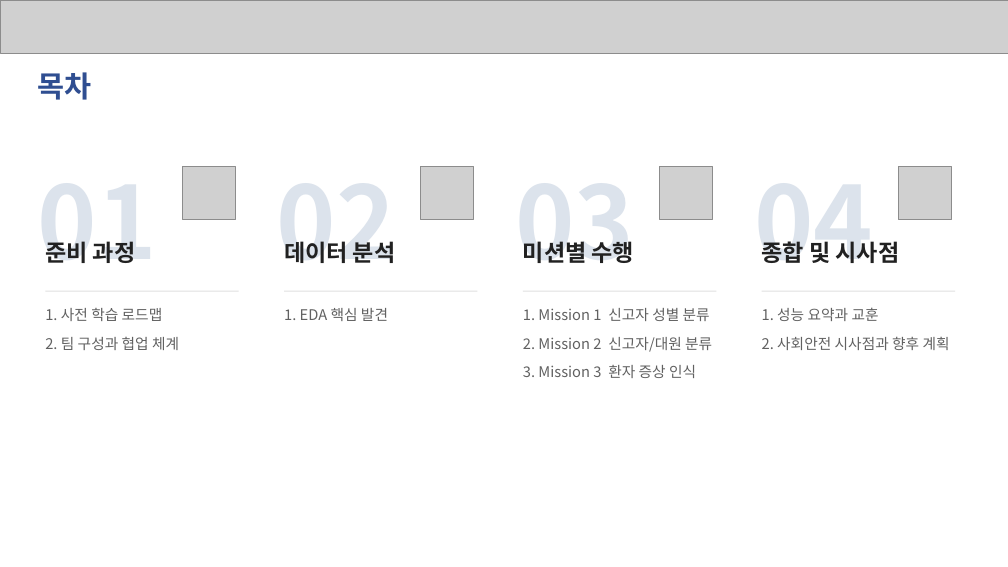
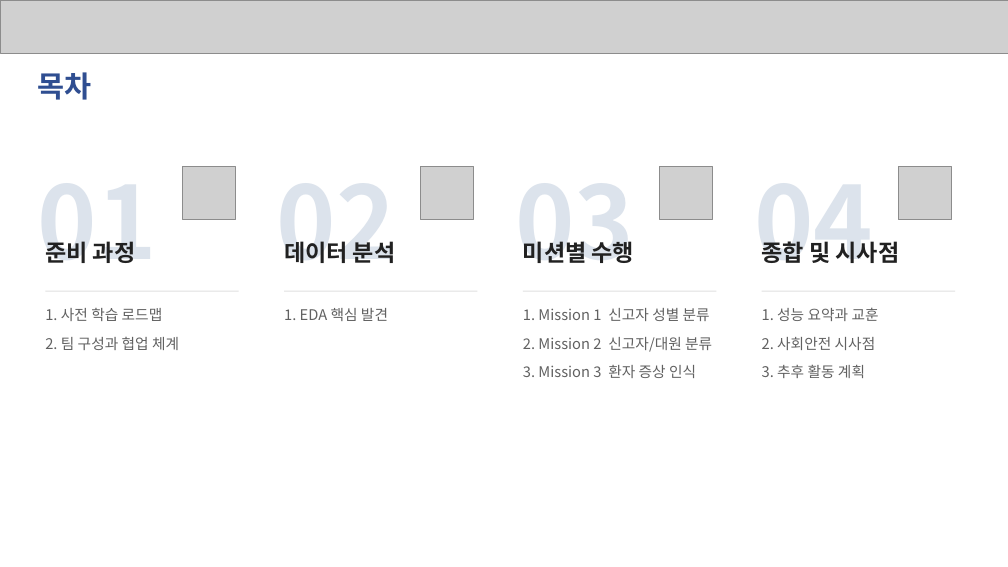
Before and after one commit to eigensinn-dcc2026/prelim, a slide deck: slide 3 of ppt/DCC2026_예선_결과정리.pptx. Drawn at 1008x567 pixels with LibreOffice and Linux fonts; fonts in the diff are those of the drawing; grey boxes stand for pictures. Boxes give left, top, right and bottom in pixels: in the first picture for what was removed or moved away, otherwise in the second. Text is boxed around its words. In the diff, an @@ line names an element or a change of style, - is before the commit and + after.

```diff
--- a/ppt/DCC2026_예선_결과정리.pptx
+++ b/ppt/DCC2026_예선_결과정리.pptx
@@ text at <box>762,337,876,378</box>: text changed @@
-2. 사회안전 시사점과 향후 계획
+2. 사회안전 시사점
+3. 추후 활동 계획
```
Also in this commit, not shown: 3 slides added, 1 other file.
